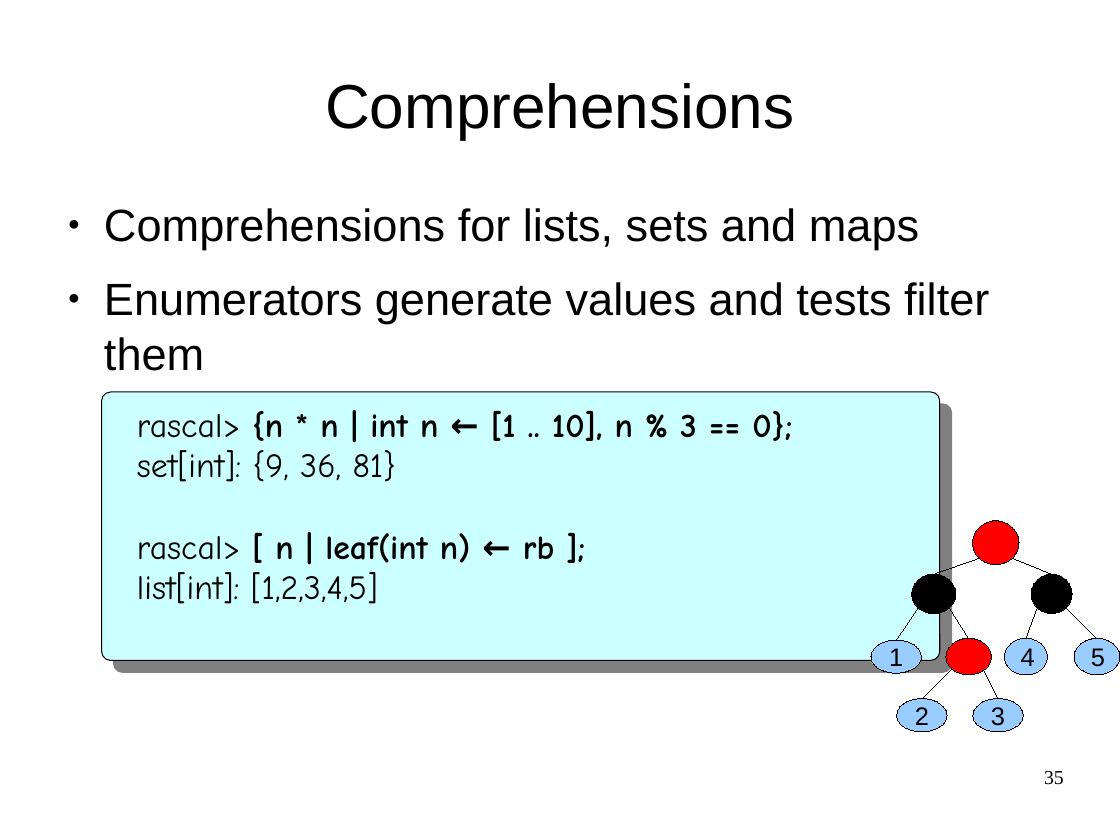
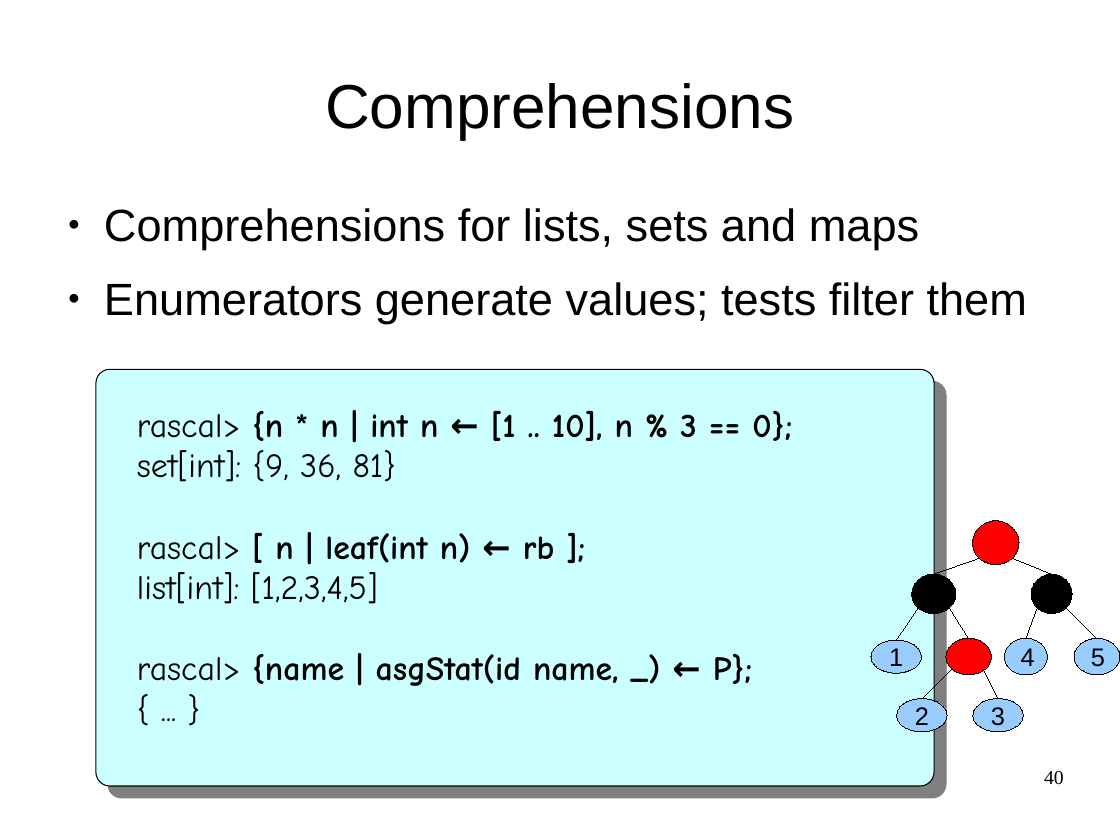
Before and after one commit to cwi-swat/meta-environment, a slide deck: slide 40 of meta-doc/analysis/rascal-slides/rascal-slides.odp (slide 35 before the commit). Drawn at 1120x840 pixels with LibreOffice and Linux fonts; fonts in the diff are those of the drawing; background and template pictures are left out. Boxes give left, top, right and bottom in pixels: in the first picture for what was removed or moved away, otherwise in the second. Text is boxed around its words. In the diff, an @@ line names an element or a change of style, - is before the commit and + after.

```diff
--- a/meta-doc/analysis/rascal-slides/rascal-slides.odp
+++ b/meta-doc/analysis/rascal-slides/rascal-slides.odp
@@ text at (104,282,1027,324): text changed @@
-● Enumerators generate values and tests filter them
+● Enumerators generate values; tests filter them
@@ rounded rectangle: place and size @@
-rounded rectangle at (102,392,940,661)
+rounded rectangle at (96,370,934,787)
@@ text at (137,654,752,686): paragraphs added @@
+rascal> {name | asgStat(id name, _) ← P};
+{ ... }
@@ page number at (1044,771,1064,785): text changed @@
-35
+40
```
Also in this commit, not shown: 15 other slides changed, 13 slides added.
